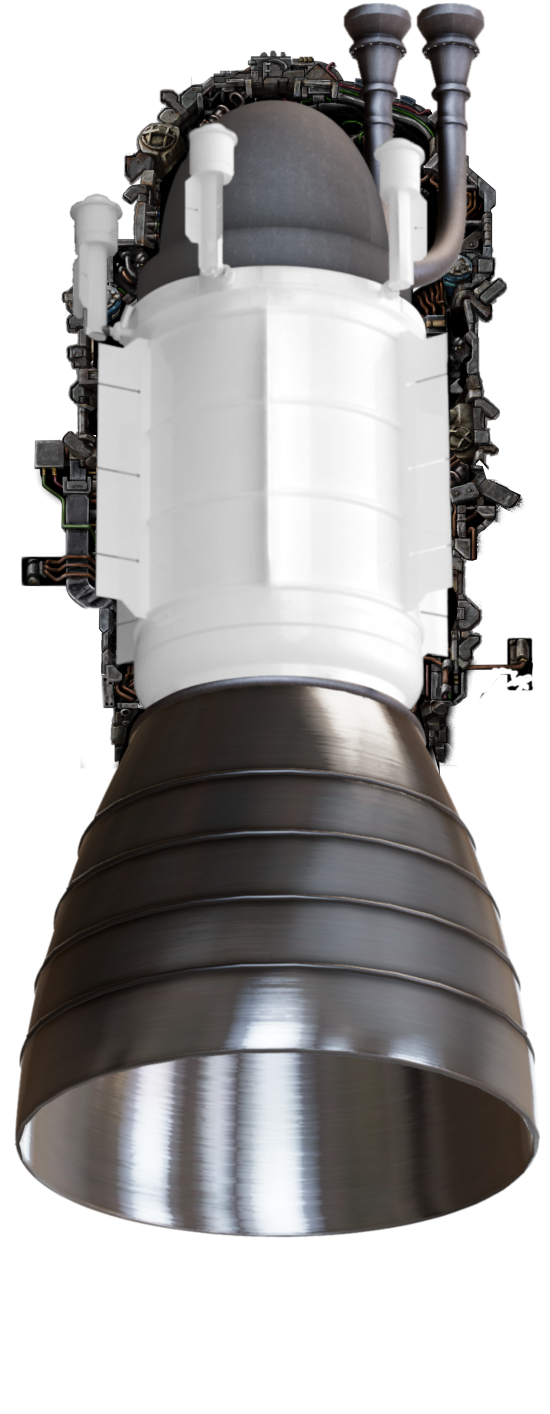
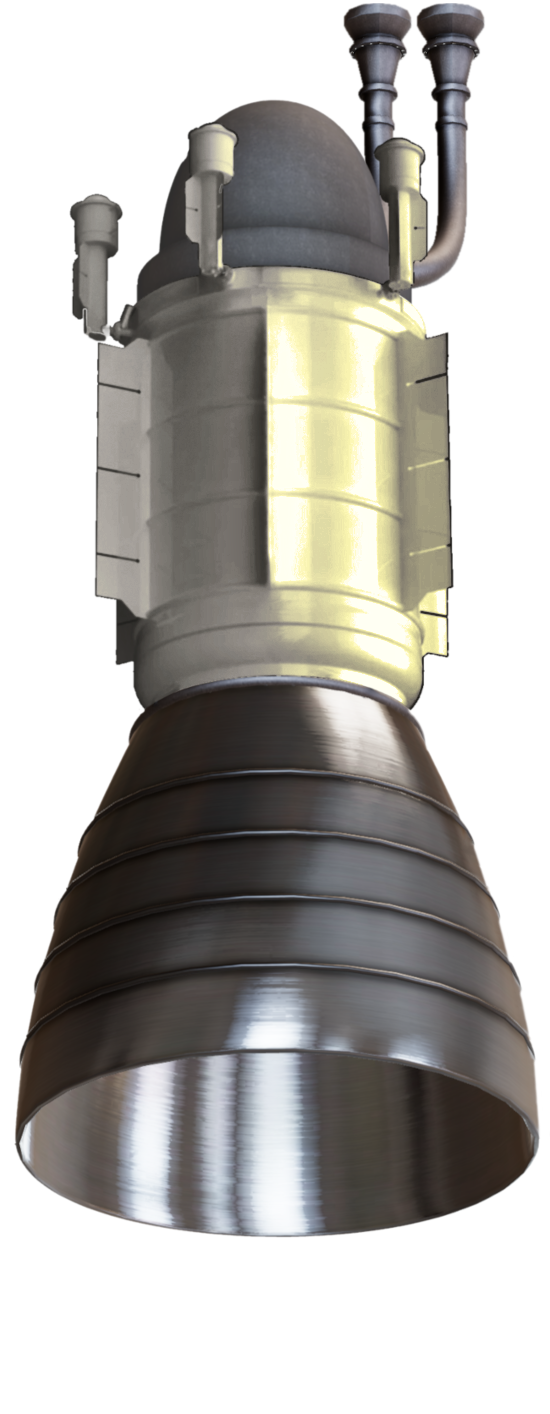
Before/after of a 550x1414 layered artwork. What changed in the layer stack:
painted on "Layer #1" over box(69, 121, 455, 714)
renamed "Pasted Layer" to "Layer", painted on it over box(79, 659, 550, 1140)
hid "Layer #7" over box(20, 50, 534, 776)
